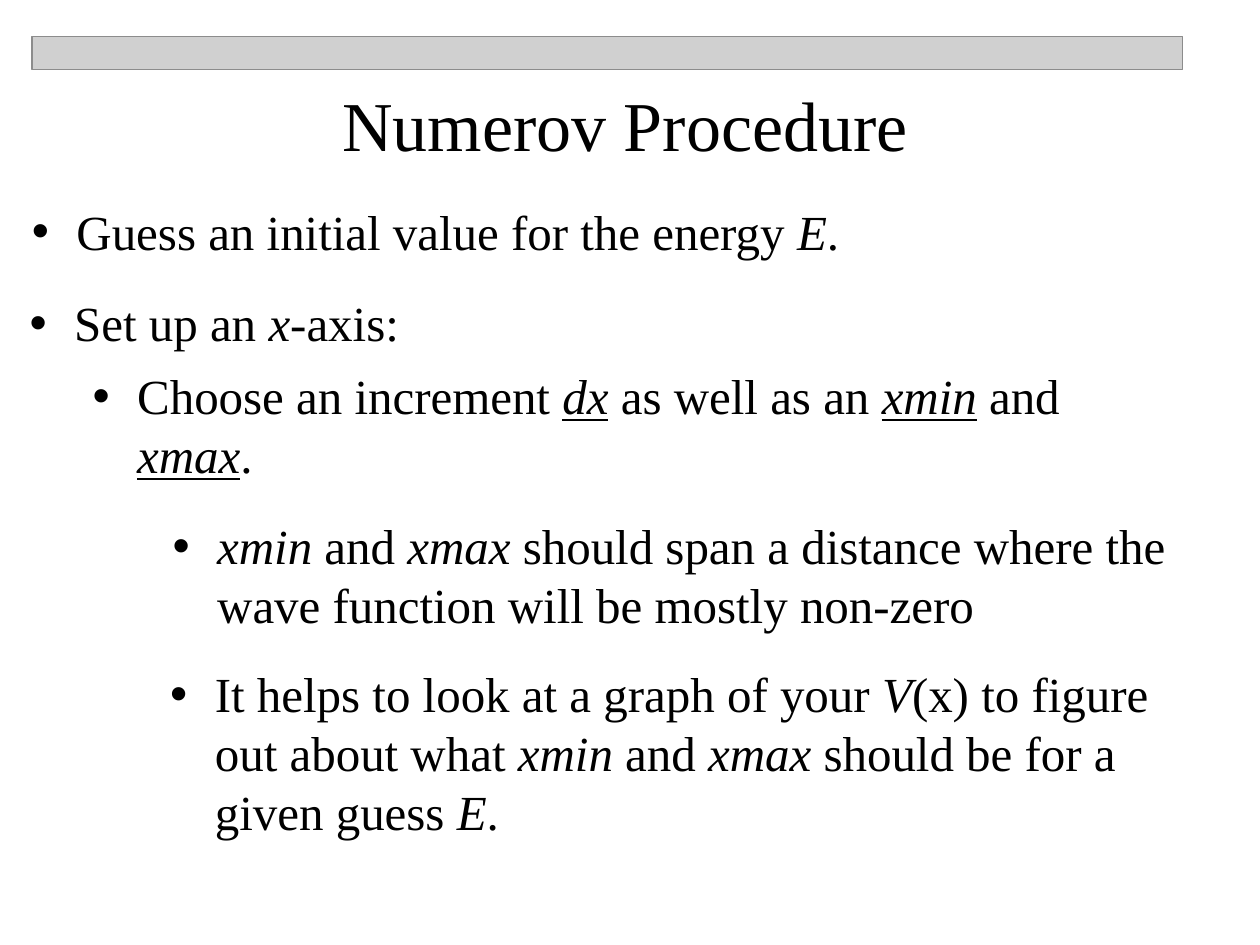
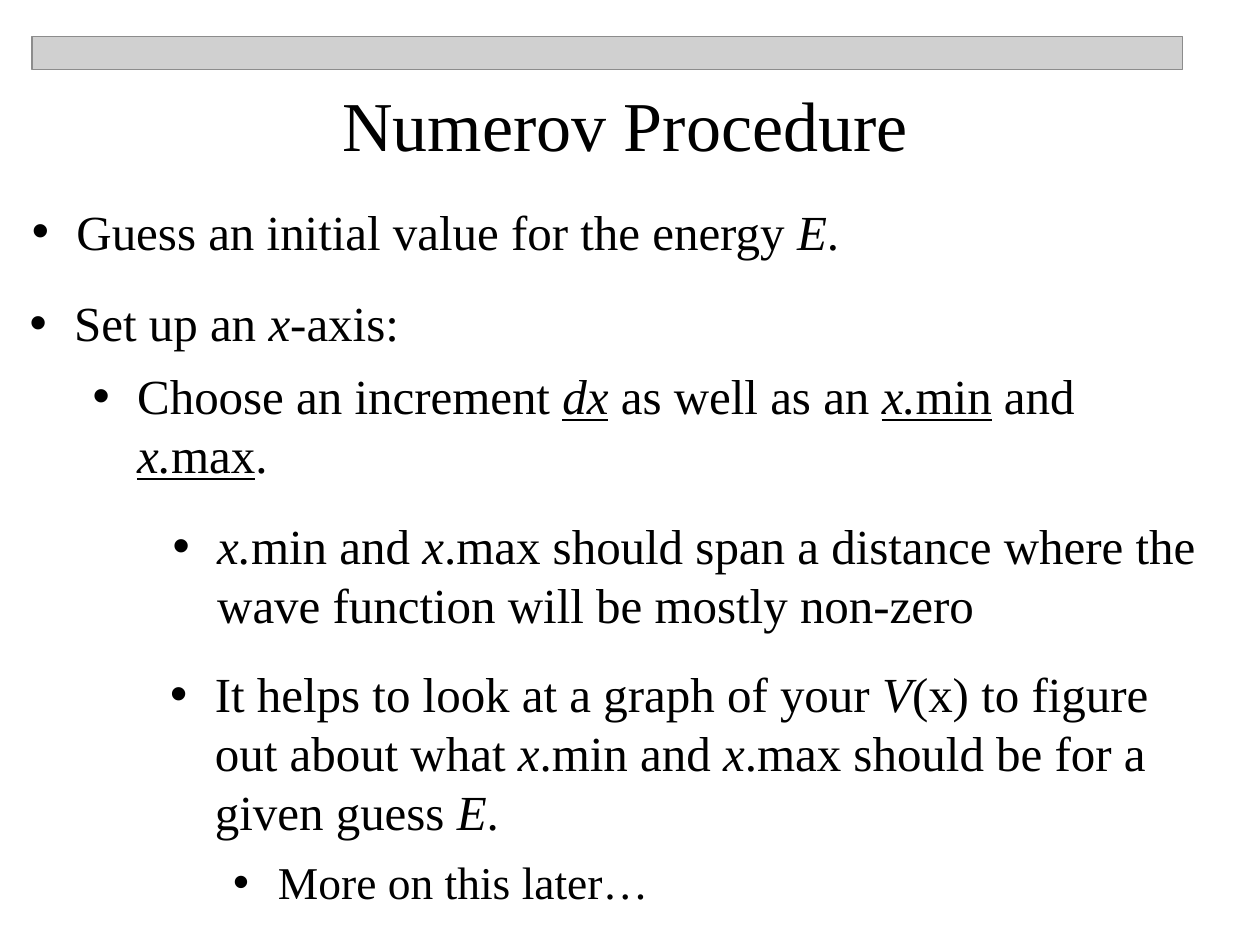
Before and after one commit to npetraco/CHE302, a slide deck: slide 4 of Laboratories/Lab2/Numerov_Workshop.pptx. Drawn at 1260x945 pixels with LibreOffice and Linux fonts; fonts in the diff are those of the drawing; grey boxes stand for pictures. Boxes give left, top, right and bottom in pixels: in the first picture for what was removed or moved away, otherwise in the second. Text is boxed around its words. In the diff, an @@ line names an element or a change of style, - is before the commit and + after.

```diff
--- a/Laboratories/Lab2/Numerov_Workshop.pptx
+++ b/Laboratories/Lab2/Numerov_Workshop.pptx
@@ text at bbox=[137, 380, 1075, 480]: text changed @@
-  • Choose an increment dx as well as an xmin and xmax.
+  • Choose an increment dx as well as an x.min and x.max.
@@ text at bbox=[217, 530, 1196, 633]: text changed @@
-    • xmin and xmax should span a distance where the wave function will be mostly non-zero
+    • x.min and x.max should span a distance where the wave function will be mostly non-zero
@@ text at bbox=[215, 677, 1149, 900]: text changed @@
-    • It helps to look at a graph of your V(x) to figure out about what xmin and xmax should be for a given guess E.
+    • It helps to look at a graph of your V(x) to figure out about what x.min and x.max should be for a given guess E.
+      • More on this later…
```
Also in this commit, not shown: 1 other slide changed, 16 slides added, 2 slides removed, 1 other file.
